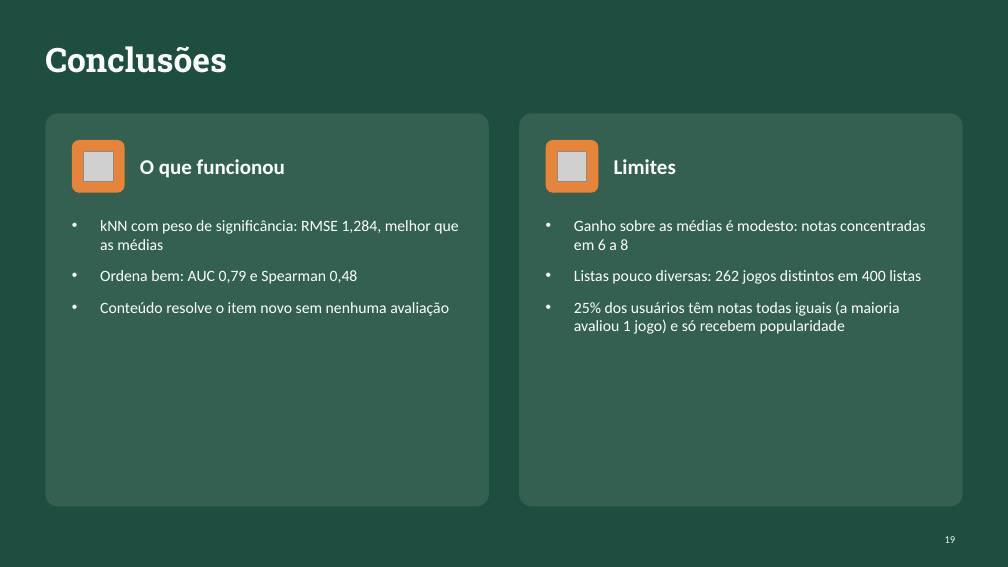
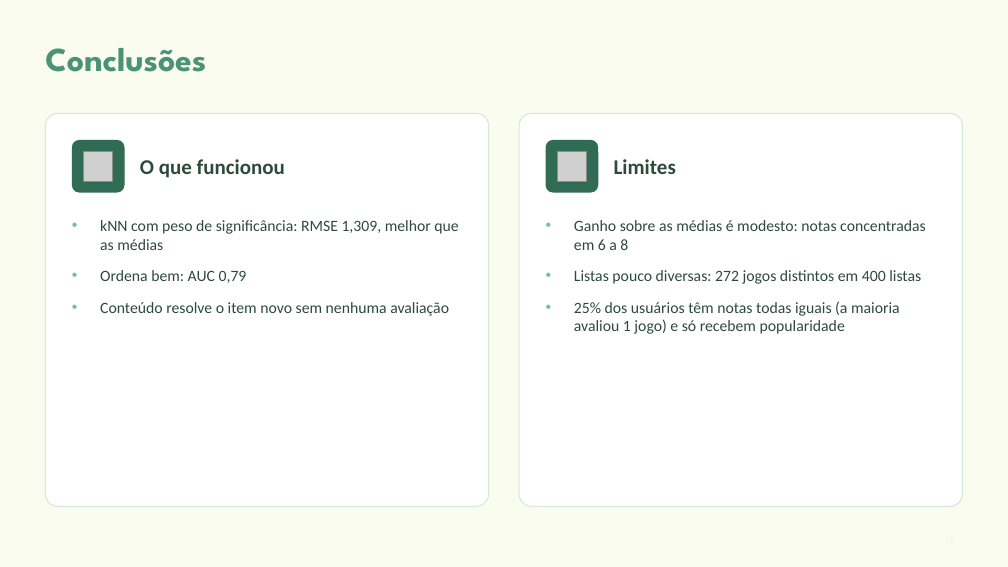
Before and after one commit to LucaWBohnenberger/Trabalho-Final-de-Recomendacao, a slide deck: slide 19 of apresentacao/recomendador-bgg.pptx. Drawn at 1008x567 pixels with LibreOffice and Linux fonts; fonts in the diff are those of the drawing; grey boxes stand for pictures. Boxes give left, top, right and bottom in pixels: in the first picture for what was removed or moved away, otherwise in the second. Text is boxed around its words. In the diff, an @@ line names an element or a change of style, - is before the commit and + after.

Commit message:
Versao final: item novo com atributos, cobertura e slides atualizados
- Cenario 3 compara categorias, mecanicas, complexidade, duracao, jogadores e idade
- App: campos numericos do item novo e lista de notas do usuario na aba 3
- Limpeza so das colunas usadas; usuarios null/NA removidos
- Avaliacao refeita com a base atual; slides com os novos numeros

```diff
--- a/apresentacao/recomendador-bgg.pptx
+++ b/apresentacao/recomendador-bgg.pptx
@@ background #1D4E3F to #FAFCF0 @@
@@ title "Conclusões" at bbox=[45, 48, 206, 72]: font Roboto Slab to League Spartan, text colour #FFFFFF to #4A9475 @@
@@ rounded rectangle at bbox=[45, 113, 488, 507]: fill #FFFFFF at 10% opacity to #FFFFFF; outline none to #D6E9D8 1 pt @@
@@ rounded rectangle at bbox=[520, 113, 963, 507]: fill #FFFFFF at 10% opacity to #FFFFFF; outline none to #D6E9D8 1 pt @@
@@ rounded rectangle at bbox=[72, 140, 125, 193]: fill #E8833A to #2F6B55 @@
@@ text "O que funcionou" at bbox=[140, 159, 285, 178]: text colour #FFFFFF to #2E4A3F @@
@@ rounded rectangle at bbox=[546, 140, 599, 193]: fill #E8833A to #2F6B55 @@
@@ text "Limites" at bbox=[614, 159, 676, 174]: text colour #FFFFFF to #2E4A3F @@
@@ text at bbox=[100, 220, 458, 283]: text changed; text colour #FFFFFF to #2E4A3F @@
-• kNN com peso de significância: RMSE 1,284, melhor que as médias
-• Ordena bem: AUC 0,79 e Spearman 0,48
+• kNN com peso de significância: RMSE 1,309, melhor que as médias
+• Ordena bem: AUC 0,79
@@ text at bbox=[574, 220, 926, 334]: text colour #FFFFFF to #2E4A3F in "Ganho sobre as médias é modesto: notas ...", "25% dos usuários têm notas todas iguais ..." @@
@@ text at bbox=[574, 270, 921, 284]: text changed; text colour #FFFFFF to #2E4A3F @@
-• Listas pouco diversas: 262 jogos distintos em 400 listas
+• Listas pouco diversas: 272 jogos distintos em 400 listas
@@ text at bbox=[100, 302, 449, 316]: text colour #FFFFFF to #2E4A3F in "Conteúdo resolve o item novo sem nenhuma ..." @@
@@ page number removed at bbox=[945, 536, 956, 543] @@
-19
```
Also in this commit, not shown: 17 other slides changed, 1 slide added, 1 slide removed, 8 other files.
